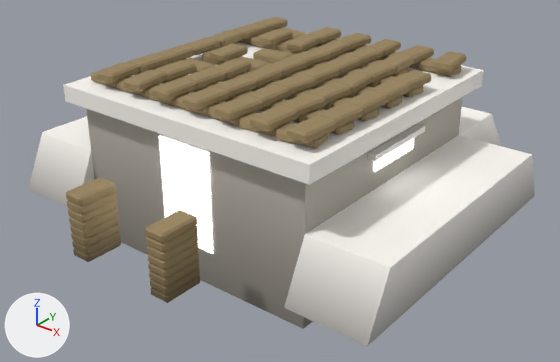
The glTF model assets/military/buildings/bunker_fighting.glb, before and after one commit.
Camera for both pictures: a 50 mm lens placed at (6.87, -8.56, 5.47), pointed at (0.3, -0.36, 0.38). The lights are fixed; the arrows at lower left show +X, +Y and +Z. The older version comes first. Objects named as collision shapes, trigger or cutter boxes, shadow casters or lower levels of detail are left out. Vertices at exactly the same position are counted once.

In view in the first picture: 'bunker_fighting_LOD0'.
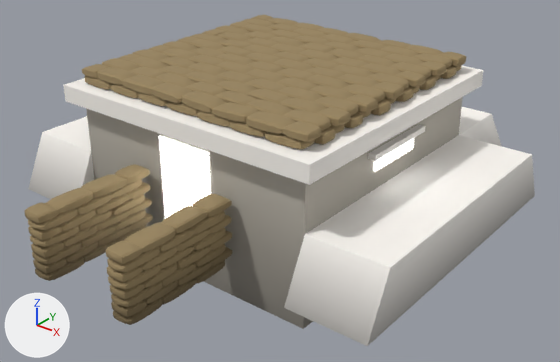
What changed in the scene script:
```text
Change me_bunker_fighting_lod0:
    remove me_bunker_fighting_lod0.from_pydata(...)  # 2614 vertices, 4764 faces; spans x -3.2..3.2, y -3.3..3.2, z -0.6..2.11
    add me_bunker_fighting_lod0.from_pydata(...)  # 20676 vertices, 40304 faces; spans x -3.2..3.2, y -3.94..3.2, z -0.6..2.11
    me_bunker_fighting_lod0 part 1: the loose piece of 24 vertices spanning x 1.41..2.02, y -1.91..-1.52, z 1.86..1.98 is rebuilt with 82 vertices and now spans x 1.34..1.95, y -2.0..-1.68, z 1.85..1.99
    me_bunker_fighting_lod0 part 2: the loose piece of 24 vertices spanning x -0.29..0.29, y -1.88..-1.55, z 1.86..1.98 is rebuilt with 82 vertices and now spans x -0.35..0.26, y -1.98..-1.68, z 1.86..1.99
    me_bunker_fighting_lod0 part 3: the loose piece of 24 vertices spanning x 1.41..2.02, y -1.33..-0.95, z 1.86..1.98 is rebuilt with 82 vertices and now spans x 1.32..1.96, y -1.4..-1.07, z 1.85..1.99
    me_bunker_fighting_lod0 part 4: the loose piece of 24 vertices spanning x -0.3..0.3, y -1.32..-0.97, z 1.86..1.98 is rebuilt with 82 vertices and now spans x -0.34..0.27, y -1.4..-1.08, z 1.85..1.99
    me_bunker_fighting_lod0 part 5: the loose piece of 24 vertices spanning x 1.41..2.02, y -0.76..-0.38, z 1.86..1.98 is rebuilt with 82 vertices and now spans x 1.33..1.94, y -0.79..-0.46, z 1.85..1.99
    me_bunker_fighting_lod0 part 6: the loose piece of 24 vertices spanning x -0.29..0.29, y -0.74..-0.4, z 1.86..1.98 is rebuilt with 82 vertices and now spans x -0.35..0.27, y -0.77..-0.46, z 1.86..1.99
    me_bunker_fighting_lod0 part 7: the loose piece of 24 vertices spanning x 1.42..2.01, y -0.17..0.17, z 1.86..1.98 is rebuilt with 82 vertices and now spans x 1.33..1.94, y -0.15..0.16, z 1.86..1.98
    me_bunker_fighting_lod0 part 8: the loose piece of 24 vertices spanning x -0.29..0.29, y -0.17..0.17, z 1.86..1.98 is rebuilt with 82 vertices and now spans x -0.36..0.27, y -0.17..0.15, z 1.85..1.99
    me_bunker_fighting_lod0 part 9: the loose piece of 24 vertices spanning x 1.41..2.02, y 0.39..0.76, z 1.86..1.98 is rebuilt with 82 vertices and now spans x 1.31..1.96, y 0.45..0.76, z 1.85..1.99
    me_bunker_fighting_lod0 part 10: the loose piece of 24 vertices spanning x -1.75..-1.38, y -2.02..-1.41, z 1.97..2.11 is rebuilt with 82 vertices and now spans x -1.74..-1.13, y -1.99..-1.68, z 1.97..2.11
    me_bunker_fighting_lod0 part 11: the loose piece of 24 vertices spanning x 0.27..0.87, y -1.9..-1.53, z 1.86..1.98 is rebuilt with 82 vertices and now spans x 0.22..0.83, y -2.0..-1.69, z 1.85..1.99
    me_bunker_fighting_lod0 part 12: the loose piece of 24 vertices spanning x 0.54..0.9, y -2.01..-1.42, z 1.97..2.11 is rebuilt with 82 vertices and now spans x 0.49..1.1, y -2.01..-1.7, z 1.98..2.11
    me_bunker_fighting_lod0 part 13: 50 loose pieces with 1200 vertices, spanning x -1.75..1.48, y -3.3..2.01, z 0.01..2.11, are deleted
    me_bunker_fighting_lod0 part 14: 7 vertices moved within x -2.02..1.42, y -2.01..1.23, z 1.88..2.0; 682 vertices removed from x -2.02..2.05, y -2.01..2.02, z 1.86..2.11; 14500 vertices added at x -2.04..2.04, y -2.01..2.01, z 1.85..2.11
    me_bunker_fighting_lod0 part 15: 3 vertices moved within x -0.62..-0.59, y -3.27, z 0.37..0.49; 114 vertices removed from x -0.91..-0.59, y -3.3..-2.7, z 0.01..0.74; 2290 vertices added at x -0.92..-0.58, y -3.94..-2.07, z 0.0..0.98
    me_bunker_fighting_lod0 part 16: 1 vertex moved within x 0.88, y -3.27, z 0.74; 69 vertices removed from x 0.59..0.91, y -3.3..-2.7, z 0.61..0.98; 2293 vertices added at x 0.58..0.92, y -3.94..-2.06, z 0.0..0.98
    other edits to the shape of me_bunker_fighting_lod0 do not show in these pictures
```

Boxes (x1, y1, x2, y2) around the edits, measured in the pictures (560 x 362 px):
'bunker_fighting_LOD0', reshaped
    before: (28, 17, 535, 346)
    after: (25, 15, 535, 346)
part 1 of me_bunker_fighting_lod0, rebuilt
    before: (275, 123, 328, 149)
    after: (265, 132, 315, 149)
part 2 of me_bunker_fighting_lod0, rebuilt
    before: (175, 93, 218, 116)
    after: (167, 101, 200, 116)
part 3 of me_bunker_fighting_lod0, rebuilt (mostly hidden afterwards)
    before: (305, 109, 354, 135)
    after: (330, 124, 345, 133)
part 4 of me_bunker_fighting_lod0, rebuilt (not visible afterwards)
    before: (205, 82, 243, 102)
part 5 of me_bunker_fighting_lod0, rebuilt (mostly hidden afterwards)
    before: (332, 97, 379, 122)
    after: (357, 111, 371, 118)
part 6 of me_bunker_fighting_lod0, rebuilt (not visible afterwards)
    before: (233, 72, 275, 91)
part 7 of me_bunker_fighting_lod0, rebuilt (mostly hidden afterwards)
    before: (355, 86, 402, 109)
    after: (384, 98, 396, 104)
part 8 of me_bunker_fighting_lod0, rebuilt (not visible afterwards)
    before: (260, 63, 299, 80)
part 9 of me_bunker_fighting_lod0, rebuilt (mostly hidden afterwards)
    before: (378, 76, 423, 97)
    after: (408, 86, 420, 94)
part 10 of me_bunker_fighting_lod0, rebuilt (9% narrower, 14% shorter)
    before: (96, 62, 139, 83)
    after: (97, 67, 136, 85)
part 11 of me_bunker_fighting_lod0, rebuilt
    before: (207, 102, 251, 127)
    after: (197, 111, 231, 127)
part 12 of me_bunker_fighting_lod0, rebuilt (19% shorter)
    before: (214, 95, 262, 121)
    after: (212, 102, 258, 123)
part 13 of me_bunker_fighting_lod0, deleted (brown)
    before: (66, 17, 414, 303)
part 14 of me_bunker_fighting_lod0, built on
    before: (91, 27, 466, 143)
    after: (82, 15, 466, 144)
part 15 of me_bunker_fighting_lod0, built on
    before: (68, 199, 121, 262)
    after: (25, 164, 153, 281)
part 16 of me_bunker_fighting_lod0, built on
    before: (145, 210, 198, 261)
    after: (106, 194, 232, 325)
